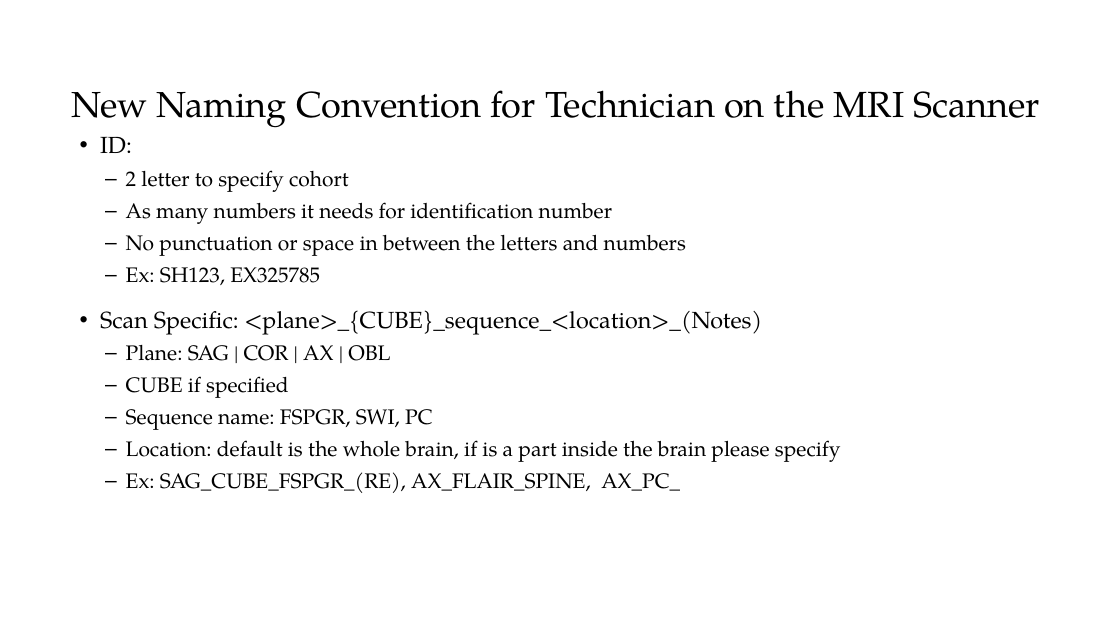
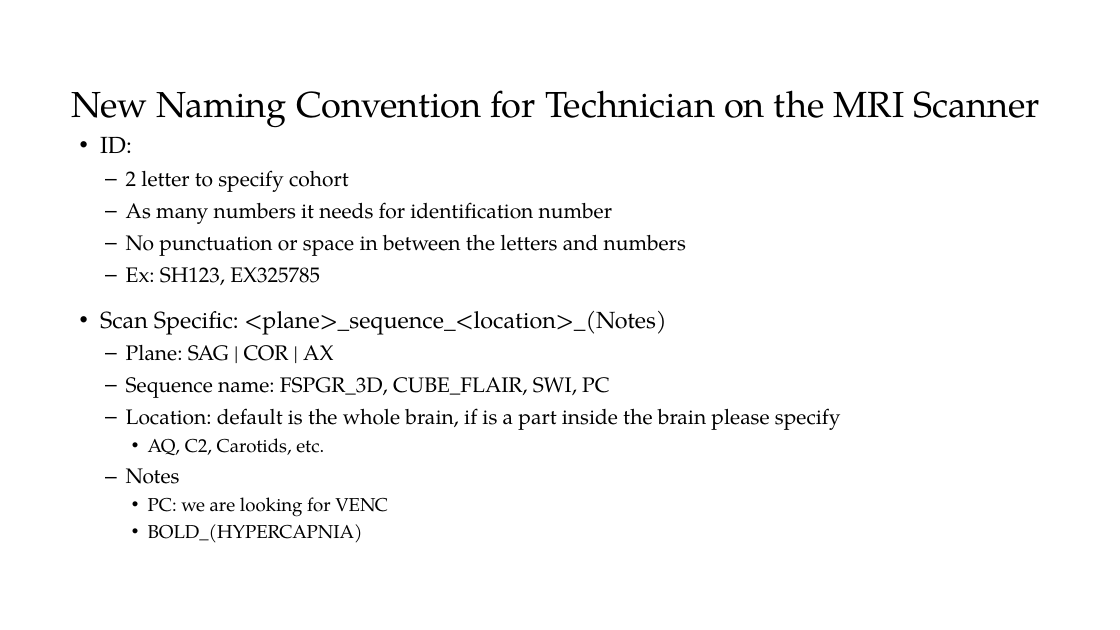
Before and after one commit to KeWei423/HMRI_work, a slide deck: slide 5 of Project_NaCl/Project_DO.pptx. Drawn at 1120x630 pixels with LibreOffice and Linux fonts; fonts in the diff are those of the drawing; background and template pictures are left out. Boxes give left, top, right and bottom in pixels: in the first picture for what was removed or moved away, otherwise in the second. Text is boxed around its words. In the diff, an @@ line names an element or a change of style, - is before the commit and + after.

```diff
--- a/Project_NaCl/Project_DO.pptx
+++ b/Project_NaCl/Project_DO.pptx
@@ text at [100, 311, 667, 398]: text changed @@
-• Scan Specific: <plane>_{CUBE}_sequence_<location>_(Notes)
-  – Plane: SAG | COR | AX | OBL
-  – CUBE if specified
-  – Sequence name: FSPGR, SWI, PC
+• Scan Specific: <plane>_sequence_<location>_(Notes)
+  – Plane: SAG | COR | AX
+  – Sequence name: FSPGR_3D, CUBE_FLAIR, SWI, PC
@@ text at [126, 438, 388, 543]: text changed; size 18 to 16 pt @@
-  – Ex: SAG_CUBE_FSPGR_(RE), AX_FLAIR_SPINE, AX_PC_
+    • AQ, C2, Carotids, etc.
+  – Notes
+    • PC: we are looking for VENC
+    • BOLD_(HYPERCAPNIA)
```
Also in this commit, not shown: 1 other slide changed, 1 slide added, 6 other files.
